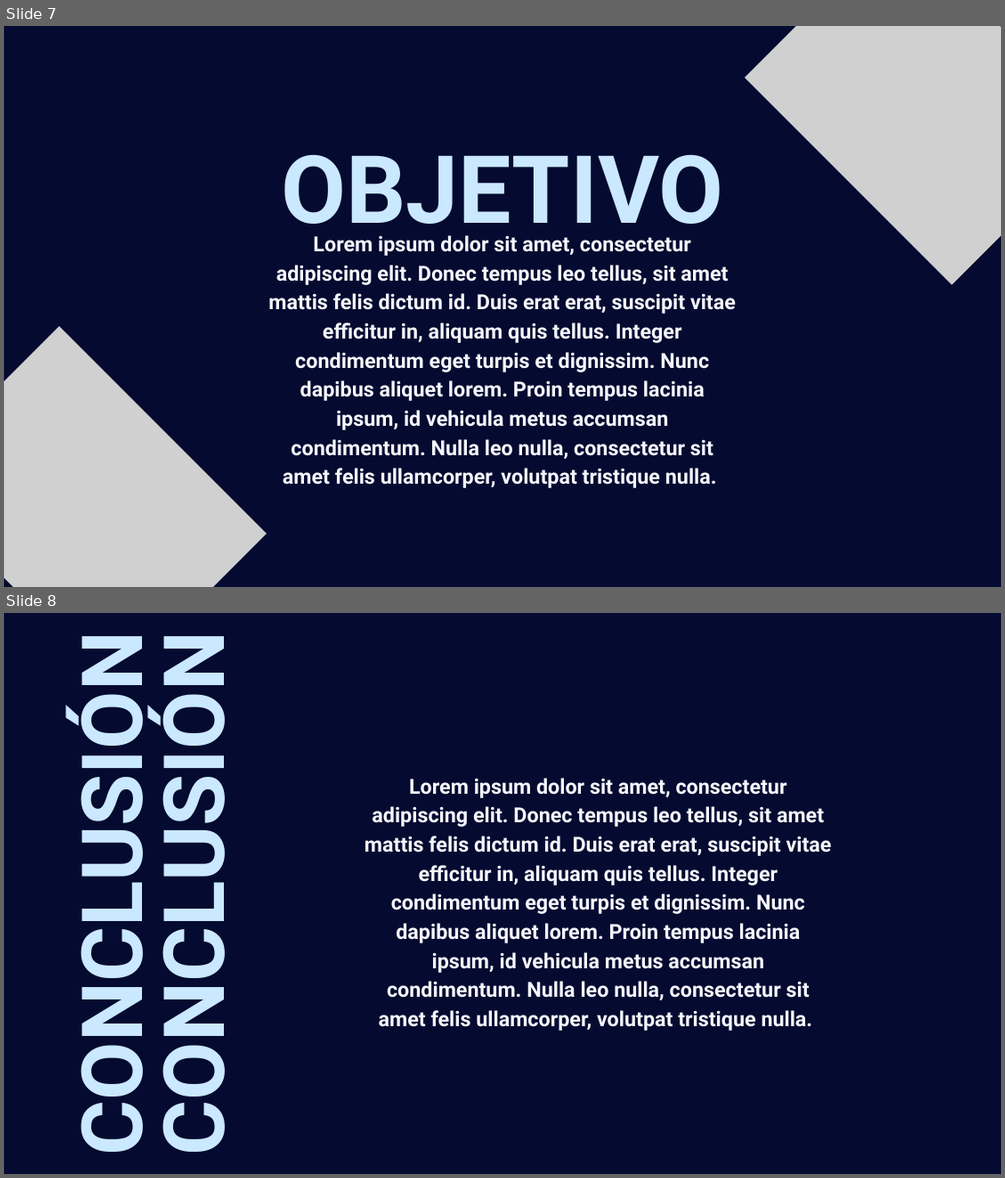
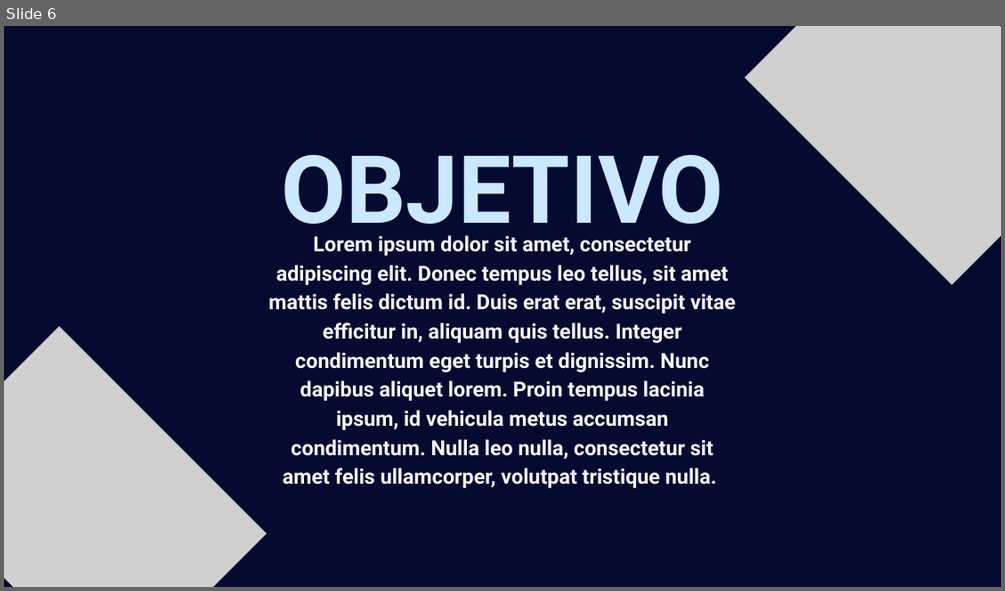
Before and after one commit to juban1234/trimestre-4, a slide deck: german/EXPOCICIONES/PATRONES MONOLITOS.pptx. Shown one above the other, each under a label of ours: slides 7 and 8 before the commit, slide 6 after it. The pictures are 1005x1178 and 1005x591 pixels, drawn with LibreOffice and Linux fonts; fonts in the diff are those of the drawing; grey boxes stand for pictures. Boxes give left, top, right and bottom in pixels: in the first picture for what was removed or moved away, otherwise in the second. Text is boxed around its words. In the diff, an @@ line names an element or a change of style, - is before the commit and + after.

```diff
--- a/german/EXPOCICIONES/PATRONES MONOLITOS.pptx
+++ b/german/EXPOCICIONES/PATRONES MONOLITOS.pptx
@@ slide 8 removed at box(4, 613, 1001, 1174), background #050A30 @@
@@ text removed at box(54, 683, 165, 1138) @@
-CONCLUSIÓN
@@ text removed at box(136, 683, 247, 1138) @@
-CONCLUSIÓN
@@ text removed at box(364, 778, 832, 1030) @@
-Lorem ipsum dolor sit amet, consectetur adipiscing elit. Donec tempus leo tellus, sit amet mattis felis dictum id. Duis erat erat, suscipit vitae efficitur in, aliquam quis tellus. Integer condimentum eget turpis et dignissim. Nunc dapibus aliquet lorem. Proin tempus lacinia ipsum, id vehicula metus accumsan condimentum. Nulla leo nulla, consectetur sit amet felis ullamcorper, volutpat tristique nulla.
@@ what was slide 7 is now slide 6 @@
```
Also in this commit, not shown: 1 slide changed, 5 slides added, 6 other slides removed, 13 other files.
